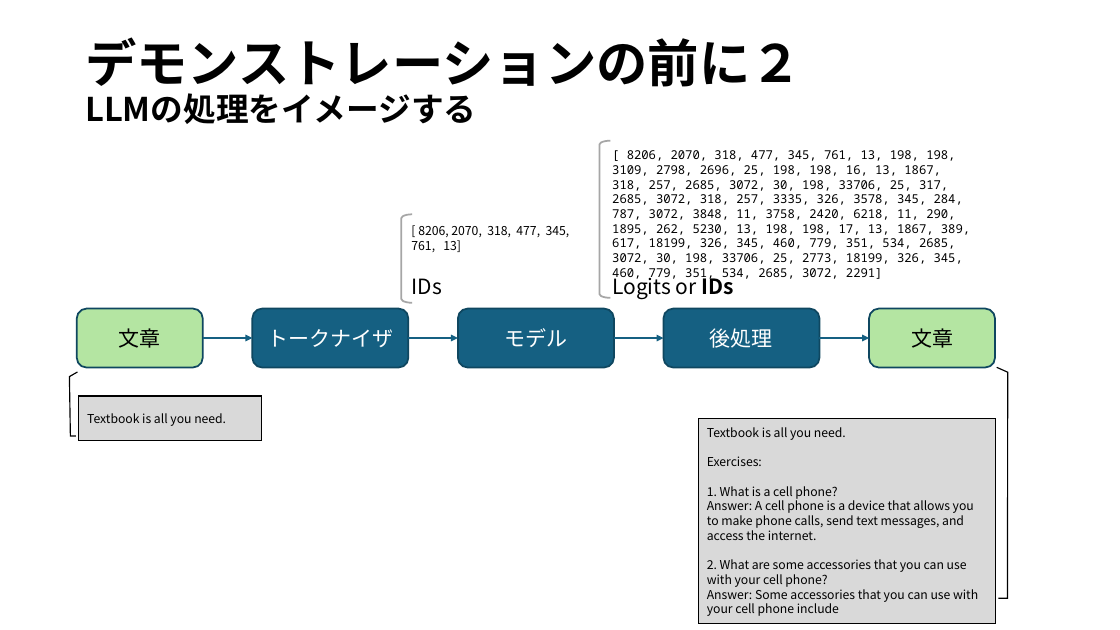
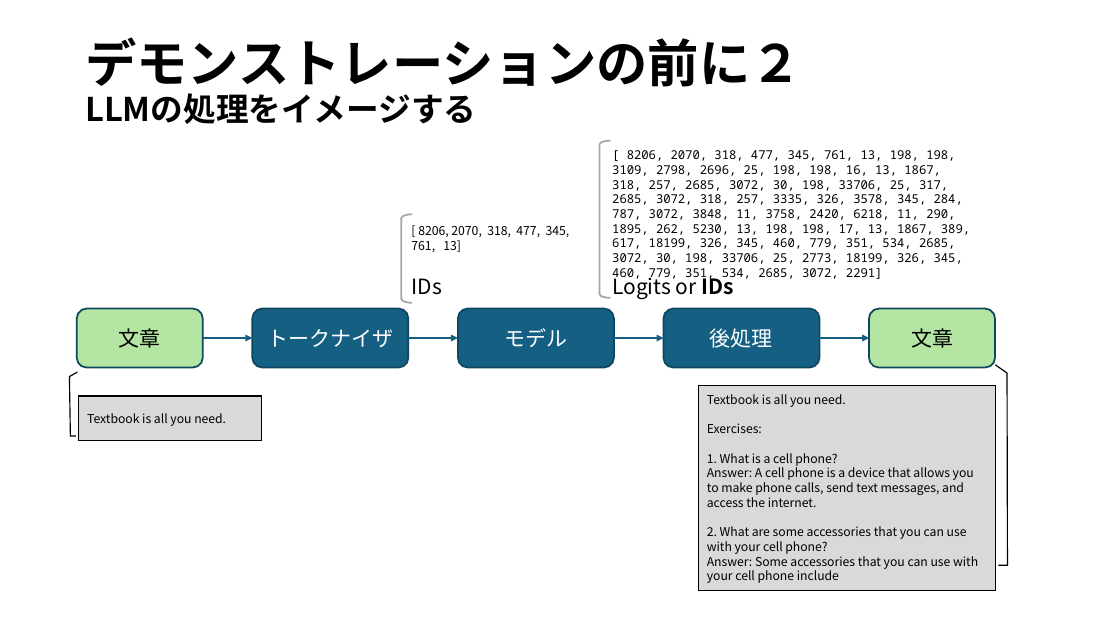
Before and after one commit to ikedachin/study_huggingface, a slide deck: slide 11 of huggingface 発表資料.pptx (slide 12 before the commit). Drawn at 1120x630 pixels with LibreOffice and Linux fonts; fonts in the diff are those of the drawing; background and template pictures are left out. Boxes give left, top, right and bottom in pixels: in the first picture for what was removed or moved away, otherwise in the second. Text is boxed around its words. In the diff, an @@ line names an element or a change of style, - is before the commit and + after.

```diff
--- a/huggingface 発表資料.pptx
+++ b/huggingface 発表資料.pptx
@@ border callout "Textbook is all you need.": place and size @@
-border callout "Textbook is all you need." at (699,418,996,623)
+border callout "Textbook is all you need." at (699,386,996,591)
@@ border callout "Textbook is all you need." at (699,386,996,591): proportions changed @@
```
Also in this commit, not shown: 8 other slides changed, 1 slide added, 1 slide removed, 2 other files.
